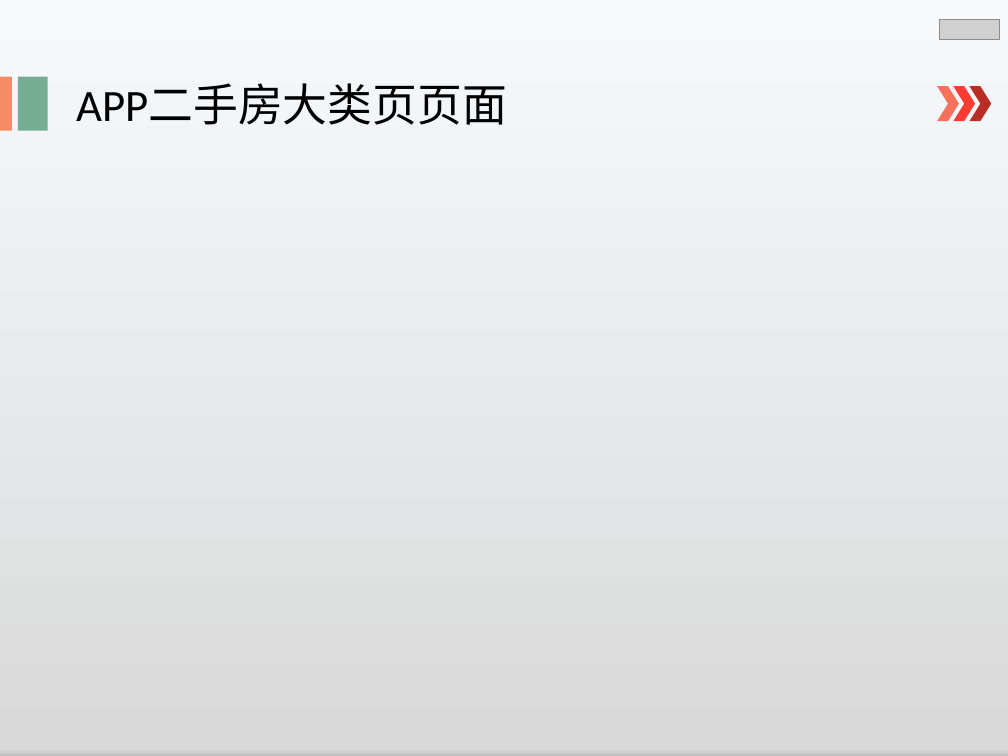
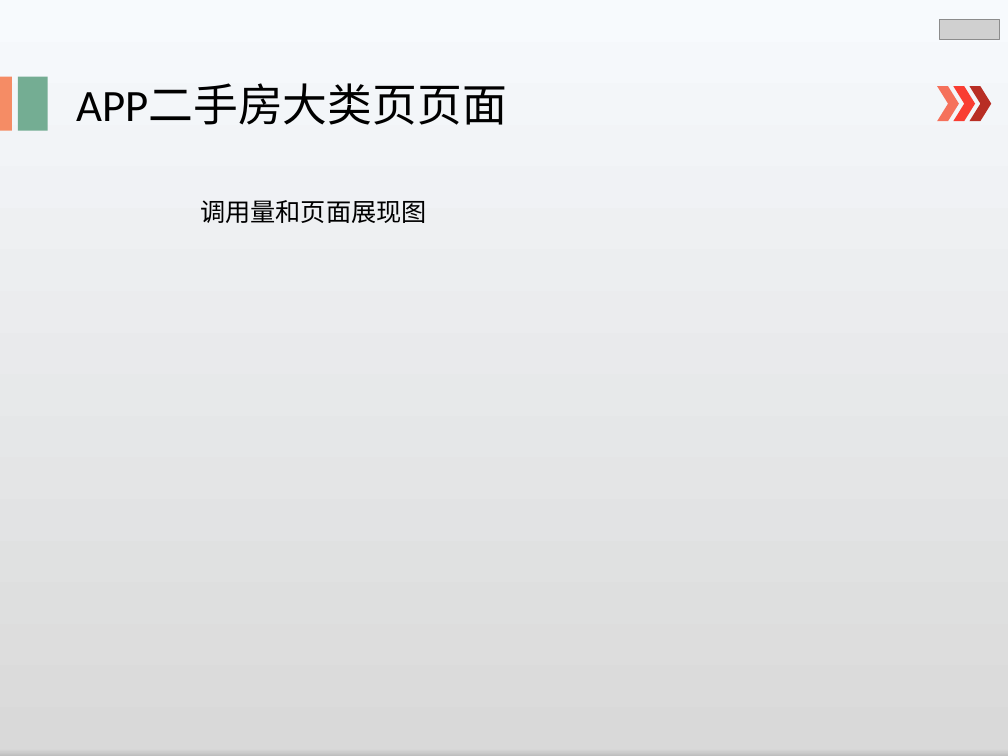
Before and after one commit to lspgithublxh/document, a slide deck: slide 8 of 业务文档跟踪/述职/shuzhi.pptx. Drawn at 1008x756 pixels with LibreOffice and Linux fonts; fonts in the diff are those of the drawing; grey boxes stand for pictures. Boxes give left, top, right and bottom in pixels: in the first picture for what was removed or moved away, otherwise in the second. Text is boxed around its words. In the diff, an @@ line names an element or a change of style, - is before the commit and + after.

```diff
--- a/业务文档跟踪/述职/shuzhi.pptx
+++ b/业务文档跟踪/述职/shuzhi.pptx
@@ text added at (200,200,427,223), 18 pt, text #000000 @@
+调用量和页面展现图
```
Also in this commit, not shown: 2 other slides changed, 9 slides added, 1 slide removed.
